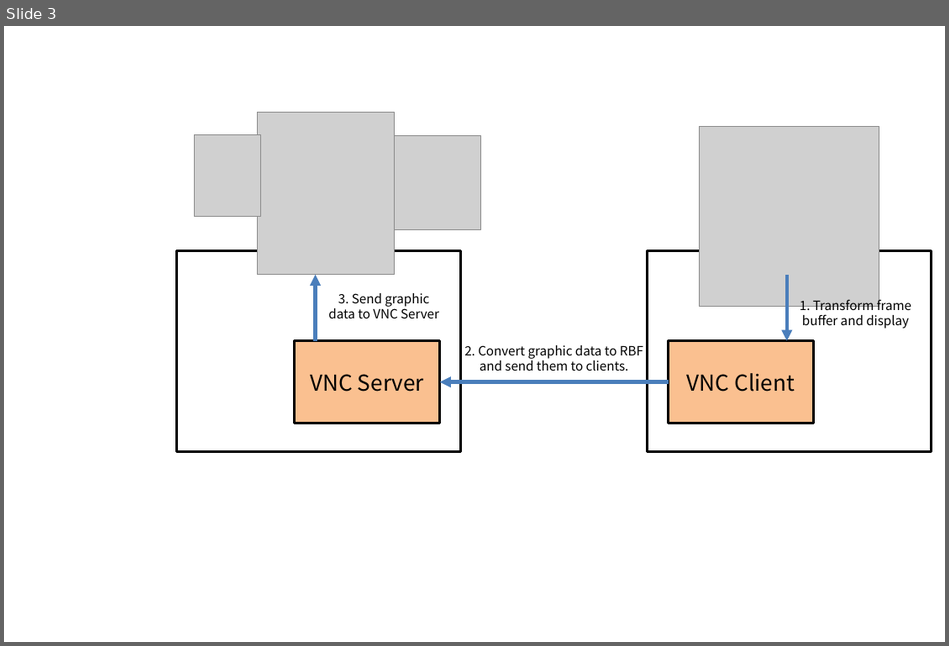
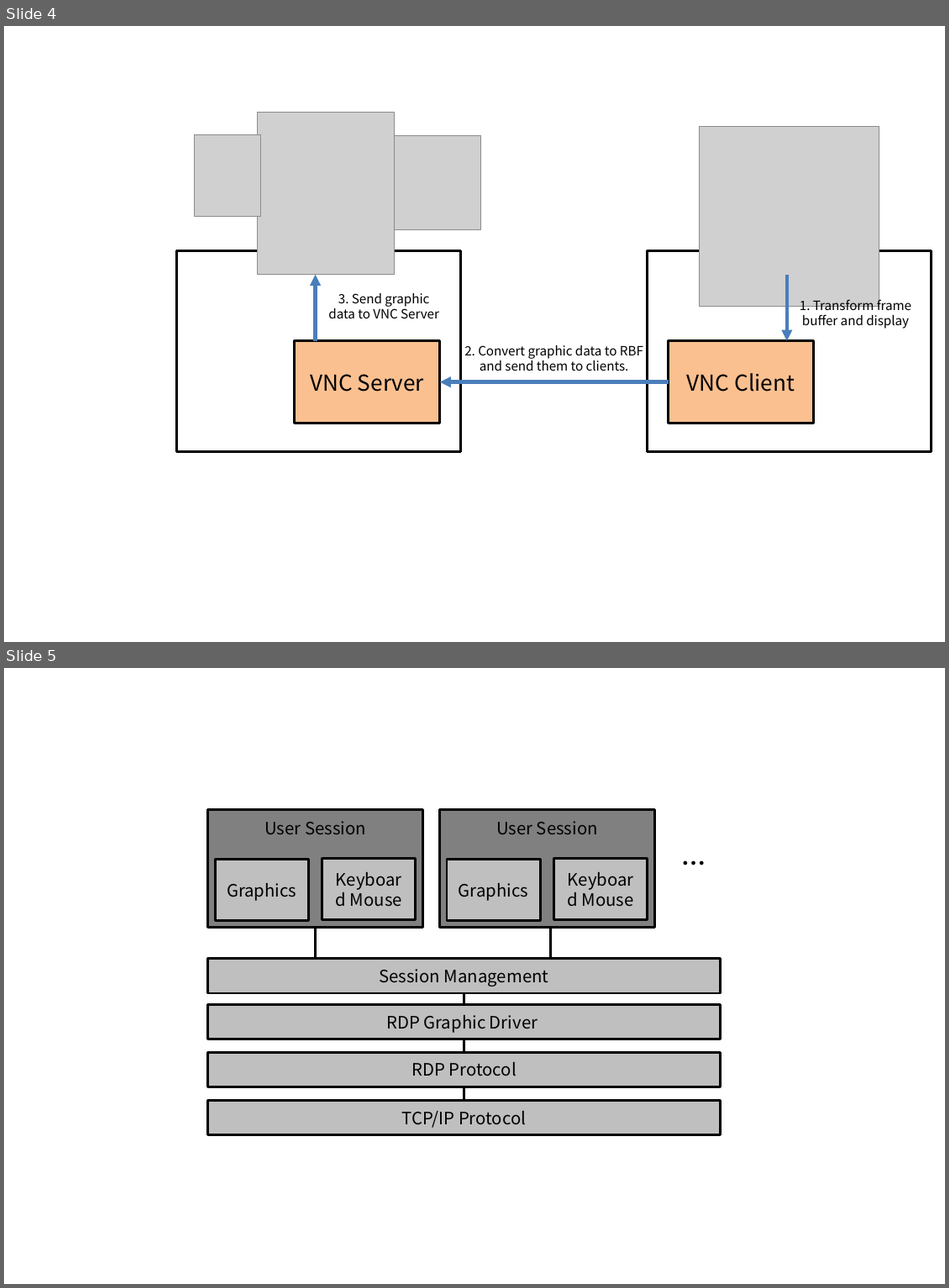
Before and after one commit to ghdud4006/RemoteNEMO, a slide deck: report_picture.pptx. Shown one above the other, each under a label of ours: slide 3 before the commit, slides 4 and 5 after it. The pictures are 949x646 and 949x1288 pixels, drawn with LibreOffice and Linux fonts; fonts in the diff are those of the drawing; grey boxes stand for pictures. Boxes give left, top, right and bottom in pixels: in the first picture for what was removed or moved away, otherwise in the second. Text is boxed around its words. In the diff, an @@ line names an element or a change of style, - is before the commit and + after.

```diff
--- a/report_picture.pptx
+++ b/report_picture.pptx
@@ slide 5 added at <box>4,668,945,1284</box>, background #FFFFFF @@
@@ group added at <box>208,809,740,1134</box>: 10 rectangles, 5 lines, 1 text @@
+TCP/IP Protocol
+RDP Protocol
+Session Management
+User Session
+Graphics
+Keyboard Mouse
+User Session
+Graphics
+Keyboard Mouse
+…
+RDP Graphic Driver
@@ what was slide 3 is now slide 4 @@
```
Also in this commit, not shown: 1 slide changed, 1 other slide added, 2 other files.
